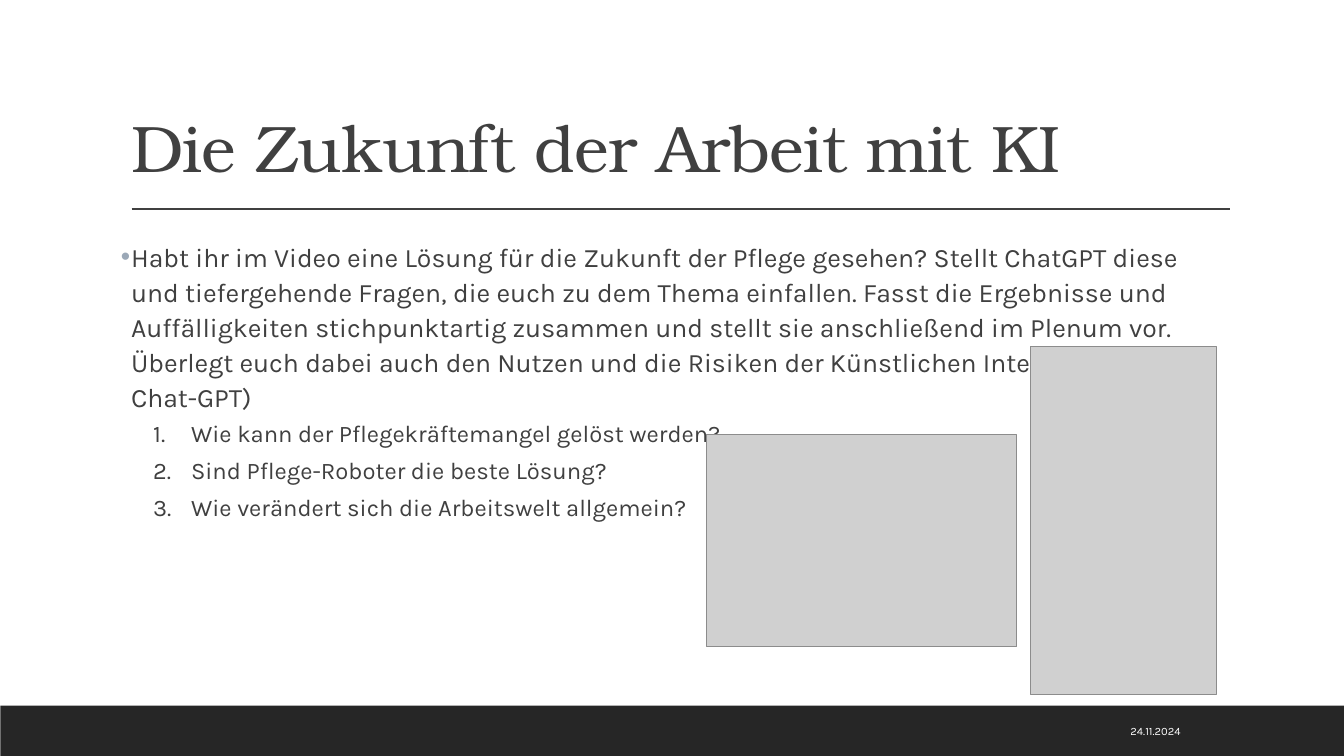
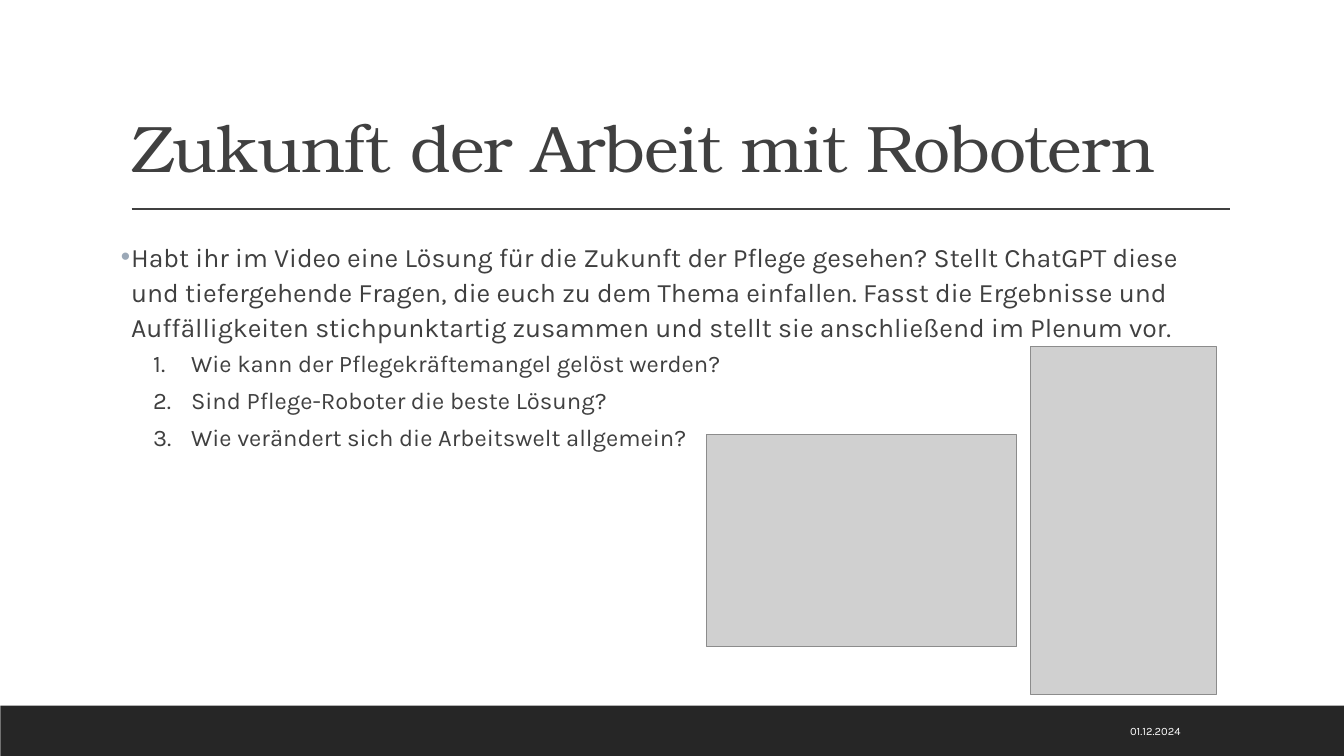
Before and after one commit to Ronjar/Unterrichtsstunden, a slide deck: slide 3 of WBS/Klasse9/Arbeit(-smarkt) mit KI/Arbeit mit KI.pptx (slide 2 before the commit). Drawn at 1344x756 pixels with LibreOffice and Linux fonts; fonts in the diff are those of the drawing; grey boxes stand for pictures. Boxes give left, top, right and bottom in pixels: in the first picture for what was removed or moved away, otherwise in the second. Text is boxed around its words. In the diff, an @@ line names an element or a change of style, - is before the commit and + after.

```diff
--- a/WBS/Klasse9/Arbeit(-smarkt) mit KI/Arbeit mit KI.pptx
+++ b/WBS/Klasse9/Arbeit(-smarkt) mit KI/Arbeit mit KI.pptx
@@ title at bbox=[131, 123, 1155, 173]: text changed @@
-Die Zukunft der Arbeit mit KI
+Zukunft der Arbeit mit Robotern
@@ text at bbox=[131, 248, 1178, 344]: text changed @@
-• Habt ihr im Video eine Lösung für die Zukunft der Pflege gesehen? Stellt ChatGPT diese und tiefergehende Fragen, die euch zu dem Thema einfallen. Fasst die Ergebnisse und Auffälligkeiten stichpunktartig zusammen und stellt sie anschließend im Plenum vor. Überlegt euch dabei auch den Nutzen und die Risiken der Künstlichen Intelligenz (z.B. Chat-GPT)
+• Habt ihr im Video eine Lösung für die Zukunft der Pflege gesehen? Stellt ChatGPT diese und tiefergehende Fragen, die euch zu dem Thema einfallen. Fasst die Ergebnisse und Auffälligkeiten stichpunktartig zusammen und stellt sie anschließend im Plenum vor.
@@ text at bbox=[1130, 728, 1180, 735]: text changed @@
-24.11.2024
+01.12.2024
```
Also in this commit, not shown: 3 other slides changed, 1 slide added, 1 other file.
